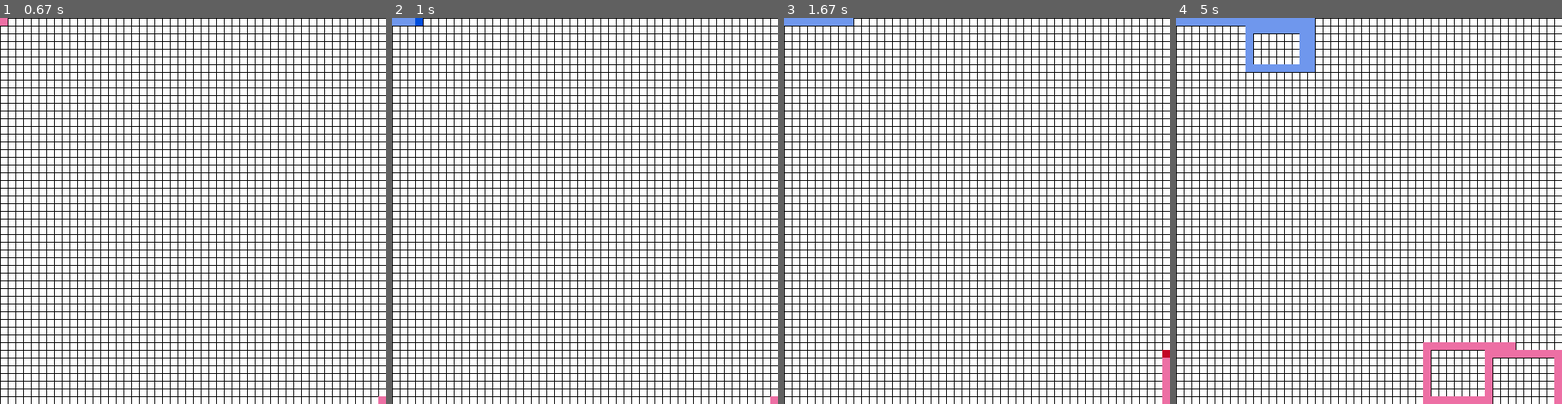
Above: before the commit, frames 1-4 (left to right).
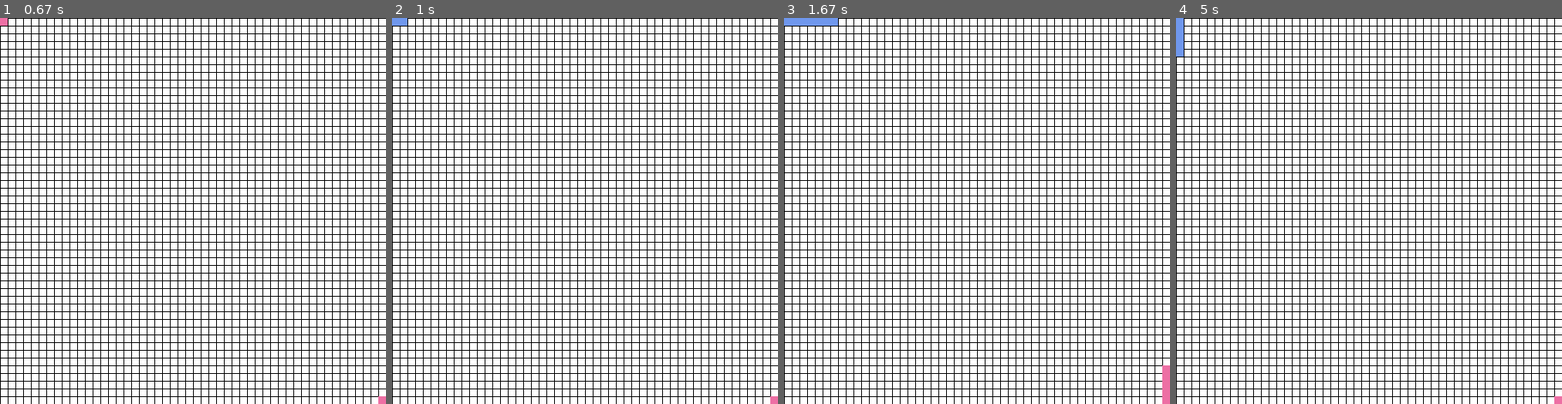
Above: after the commit, the same moments.

Repository: cantrick/Pygame-Tron
Game: pygame game, started from gameMenu.py
Two runs of this game, one before a commit and one after it. Both use one fixed random seed, a clock stepped at 60 frames per second and the inputs below.
Inputs:
- Up to frame 1 (0.67 s): hold R from 0.33 s (still down); hold Right from 0.33 s (still down)
- Up to frame 2 (1 s): release R at 0.8 s; release Right at 0.8 s; hold Right from 0.83 s (still down); hold D from 0.83 s (still down)
- Up to frame 3 (1.67 s): release Right at 1.3 s; release D at 1.3 s; hold Up 1.33-1.63 s; hold W 1.33-1.63 s
- Up to frame 4 (5 s): hold Right 1.67-2.13 s; hold D 1.67-2.13 s; hold Left 2.17-2.7 s; hold A 2.17-2.7 s; hold Down 2.73-3.03 s; hold S 2.73-3.03 s; hold Left 3.07-3.47 s; hold A 3.07-3.47 s; hold Up 3.5-3.87 s; hold W 3.5-3.87 s; hold Right 3.9-4.53 s; hold D 3.9-4.53 s; hold Down 4.57-4.93 s; hold S 4.57-4.93 s; hold Left from 4.97 s (still down); hold A from 4.97 s (still down)

Frame 1 is identical in both runs. In frame 2, less than 0.1% of the frame differs, in the area x 4-8%, y 0-2%; in frame 3, 0.2%; in frame 4, 3.9%, in the area x 0-100%, y 0-100%.

Commit message:
Score added, game resets on collision
Score is now being taken and shows in the title bar of the window. The
game also resets and everyone goes back to their starting positions on
the game start. Need to fix collision detection. If a player moves into
the block behind the other player, it won't detect a collision
immediately and the player goes through the block in the trail. Might be
cool to keep it though. Also, the first block in the front of the player
disappears after the game resets for the first time. Collision seems to
still be applied to that space though? Who nose.

Diff:
--- a/Player.py
+++ b/Player.py
@@ -1,25 +1,26 @@
 import pygame
 import random
 
-BLACK = (0,0,0)
-WHITE = (255,255,255)
-BLUE = (0,78,222)
-RED = (194,4,36)
+BLACK = (0, 0, 0)
+WHITE = (255, 255, 255)
+BLUE = (0, 78, 222)
+RED = (194, 4, 36)
+
 
 class Player(pygame.sprite.Sprite):
 
-	def __init__(self, color, width, height):
+    def __init__(self, color, width, height):
 
-		#Call parent class (Sprite) constructor
-		super().__init__()
+        # Call parent class (Sprite) constructor
+        super().__init__()
 
-		#Set background color, and set to transparent
-		self.image = pygame.Surface([width, height])
-		self.image.fill(WHITE)
-		self.image.set_colorkey(WHITE)
+        # Set background color, and set to transparent
+        self.image = pygame.Surface([width, height])
+        self.image.fill(WHITE)
+        self.image.set_colorkey(WHITE)
 
-		#Draw the square
-		pygame.draw.rect(self.image, color, [0,0,width,height])
+        # Draw the square
+        pygame.draw.rect(self.image, color, [0, 0, width, height])
 
-		#Needed to move the sprite
-		self.rect = self.image.get_rect()
+        # Needed to move the sprite
+        self.rect = self.image.get_rect()
--- a/tronMain.py
+++ b/tronMain.py
@@ -31,7 +31,6 @@
 all_sprites_list.add(player1)
 player1.rect.x, player1.rect.y = lbound, ubound
 p1Trail = Player(BLUE2, 10, 10)
-p1Trail.rect.x, p1Trail.rect.y = player1.rect.x, player1.rect.y
 block_list.add(p1Trail)
 all_sprites_list.add(p1Trail)
 
@@ -43,6 +42,37 @@
 all_sprites_list.add(p2Trail)
 
 
+def resetBoard():
+    for sprite in all_sprites_list:
+        all_sprites_list.remove(sprite)
+
+    for block in block_list:
+        block_list.remove(block)
+
+    player1 = Player(BLUE, 10, 10)
+    all_sprites_list.add(player1)
+    player1.rect.x, player1.rect.y = lbound, ubound
+    p1Trail = Player(BLUE2, 10, 10)
+    block_list.add(p1Trail)
+    all_sprites_list.add(p1Trail)
+
+    player2 = Player(RED, 10, 10)
+    all_sprites_list.add(player2)
+    player2.rect.x, player2.rect.y = rbound, dbound
+    p2Trail = Player(RED2, 10, 10)
+    block_list.add(p2Trail)
+    all_sprites_list.add(p2Trail)
+
+    screen.fill(WHITE)
+    all_sprites_list.draw(screen)
+    pygame.display.flip()
+    inputMap1 = [False, False, False, False]
+    inputMap2 = [False, False, False, False]
+
+    return (inputMap1, inputMap2, player2.rect.x, player2.rect.y,
+            player1.rect.x, player1.rect.y)
+
+
 def drawGame():
 
     # Draw game board grid
@@ -54,7 +84,7 @@
 def createTrailP1(px, py):
     p1Trail = Player(BLUE2, 10, 10)
     p1Trail.rect.x, p1Trail.rect.y = px, py
-    print("PTX:", p1Trail.rect.x, "PTY:", p1Trail.rect.y)
+    #print("PTX:", p1Trail.rect.x, "PTY:", p1Trail.rect.y)
     all_sprites_list.add(p1Trail)
     block_list.add(p1Trail)
 
@@ -95,7 +125,7 @@
     return False
 
 
-def player1Controller(inputMap):
+def player1Controller(inputMap, score1):
         # For human input, keep moving after button is pressed
     if inputMap[0]:
             # Check if the player is out of bounds
@@ -110,8 +140,11 @@
         for block in blocks_hit_list:
             # if there is a collision after going LEFT
             if block.rect.x == player1.rect.x:
-                    # move the player back right
+                # move the player back right
+                score1 += 1
                 player1.rect.x += 10
+                (inputMap, inputMap, player2.rect.x, player2.rect.y,
+                 player1.rect.x, player1.rect.y) = resetBoard()
 
     elif inputMap[1]:
         checkBounds()
@@ -121,7 +154,10 @@
                                                       block_list, False)
         for block in blocks_hit_list:
             if block.rect.x == player1.rect.x:
+                score1 += 1
                 player1.rect.x -= 10
+                (inputMap, inputMap, player2.rect.x, player2.rect.y,
+                 player1.rect.x, player1.rect.y) = resetBoard()
 
     elif inputMap[2]:
         checkBounds()
@@ -131,7 +167,10 @@
                                                       block_list, False)
         for block in blocks_hit_list:
             if block.rect.y == player1.rect.y:
+                score1 += 1
                 player1.rect.y += 10
+                (inputMap, inputMap, player2.rect.x, player2.rect.y,
+                 player1.rect.x, player1.rect.y) = resetBoard()
 
     elif inputMap[3]:
         checkBounds()
@@ -141,10 +180,15 @@
                                                       block_list, False)
         for block in blocks_hit_list:
             if block.rect.y == player1.rect.y:
+                score1 += 1
                 player1.rect.y -= 10
-
-
-def player2Controller(inputMap):
+                (inputMap, inputMap, player2.rect.x, player2.rect.y,
+                 player1.rect.x, player1.rect.y) = resetBoard()
+
+    return score1
+
+
+def player2Controller(inputMap, score1):
         # For human input, keep moving after button is pressed
     if inputMap[0]:
             # Check if the player is out of bounds
@@ -159,8 +203,11 @@
         for block in blocks_hit_list:
             # if there is a collision after going LEFT
             if block.rect.x == player2.rect.x:
-                    # move the player back right
+                # move the player back right
+                score1 += 1
                 player2.rect.x += 10
+                (inputMap, inputMap, player2.rect.x, player2.rect.y,
+                 player1.rect.x, player1.rect.y) = resetBoard()
 
     elif inputMap[1]:
         checkBounds()
@@ -170,7 +217,10 @@
                                                       block_list, False)
         for block in blocks_hit_list:
             if block.rect.x == player2.rect.x:
+                score1 += 1
                 player2.rect.x -= 10
+                (inputMap, inputMap, player2.rect.x, player2.rect.y,
+                 player1.rect.x, player1.rect.y) = resetBoard()
 
     elif inputMap[2]:
         checkBounds()
@@ -180,7 +230,10 @@
                                                       block_list, False)
         for block in blocks_hit_list:
             if block.rect.y == player2.rect.y:
+                score1 += 1
                 player2.rect.y += 10
+                (inputMap, inputMap, player2.rect.x, player2.rect.y,
+                 player1.rect.x, player1.rect.y) = resetBoard()
 
     elif inputMap[3]:
         checkBounds()
@@ -190,7 +243,12 @@
                                                       block_list, False)
         for block in blocks_hit_list:
             if block.rect.y == player2.rect.y:
+                score1 += 1
                 player2.rect.y -= 10
+                (inputMap, inputMap, player2.rect.x, player2.rect.y,
+                 player1.rect.x, player1.rect.y) = resetBoard()
+
+    return score1
 
 
 def main():
@@ -200,11 +258,11 @@
 
     score1 = 0
     score2 = 0
-    pygame.display.set_caption("Tron        Player 1: " + str(score1) +
-                               "           Player 2: " + str(score2))
+
     while not done:
         randMove = random.randint(1, 4)
-
+        pygame.display.set_caption("Tron        Player 1: " + str(score1) +
+                                   "           Player 2: " + str(score2))
         # Event Processing Loop
         for event in pygame.event.get():
             if event.type == pygame.QUIT:
@@ -213,37 +271,40 @@
             if event.type == pygame.KEYDOWN:
                 if event.key == pygame.K_LEFT:
                     inputMap2 = [True, False, False, False]
-                    player2Controller(inputMap2)
+                    score1 = player2Controller(inputMap2, score1)
 
                 if event.key == pygame.K_RIGHT:
                     inputMap2 = [False, True, False, False]
-                    player2Controller(inputMap2)
+                    score1 = player2Controller(inputMap2, score1)
 
                 if event.key == pygame.K_UP:
                     inputMap2 = [False, False, True, False]
-                    player2Controller(inputMap2)
+                    score1 = player2Controller(inputMap2, score1)
 
                 if event.key == pygame.K_DOWN:
                     inputMap2 = [False, False, False, True]
-                    player2Controller(inputMap2)
+                    score1 = player2Controller(inputMap2, score1)
 
                 if event.key == pygame.K_a:
                     inputMap1 = [True, False, False, True]
-                    player1Controller(inputMap1)
+                    score2 = player1Controller(inputMap1, score2)
 
                 if event.key == pygame.K_d:
                     inputMap1 = [False, True, False, True]
-                    player1Controller(inputMap1)
+                    score2 = player1Controller(inputMap1, score2)
 
                 if event.key == pygame.K_w:
                     inputMap1 = [False, False, True, False]
-                    player1Controller(inputMap1)
+                    score2 = player1Controller(inputMap1, score2)
 
                 if event.key == pygame.K_s:
                     inputMap1 = [False, False, False, True]
-                    player1Controller(inputMap1)
-
-        # playerMove()
+                    score2 = player1Controller(inputMap1, score2)
+
+                if event.key == pygame.K_r:
+                    (inputMap1, inputMap2, player2.rect.x, player2.rect.y,
+                        player1.rect.x, player1.rect.y) = resetBoard()
+
         '''if checkBounds() == True:
             if randMove == 1:
                 player1.rect.x += 10
@@ -282,8 +343,8 @@
                     if block.rect.y == player1.rect.y:
                         player1.rect.y += 10'''
 
-        player1Controller(inputMap1)
-        player2Controller(inputMap2)
+        score2 = player1Controller(inputMap1, score2)
+        score1 = player2Controller(inputMap2, score1)
 
         # Clear screen to white
         screen.fill(WHITE)
@@ -294,7 +355,7 @@
         pygame.display.flip()
 
         # FPS
-        clock.tick(15)
+        clock.tick(11)
 
     '''if __name__ == "__main__":
         main()'''
Not shown, added: .gitignore
